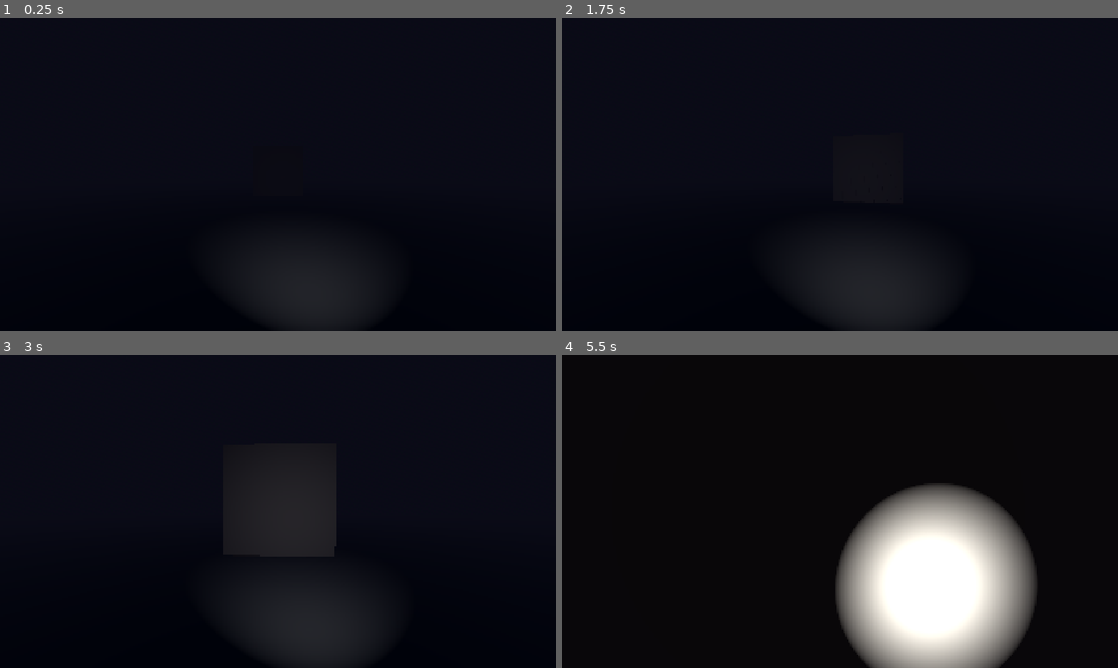
Above: before the commit, frames 1-4 (two rows, left to right).
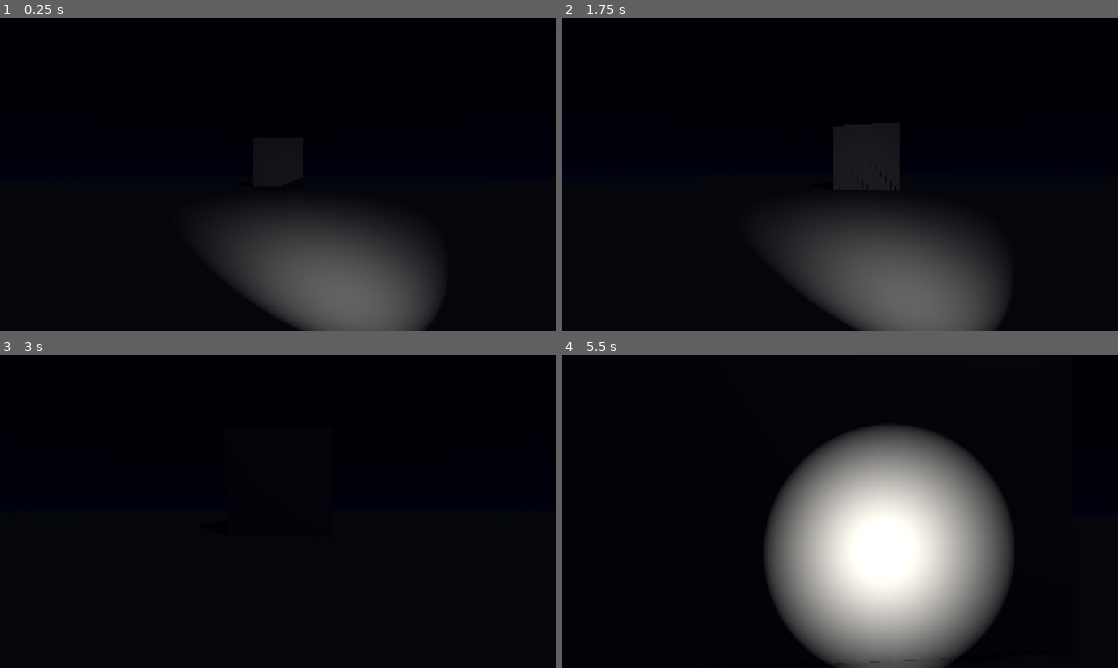
Above: after the commit, the same moments.

Repository: Marko534/godot-fluidsim-lbm
Game: Godot game, scene res://main.tscn
The game is run twice, just before and just after one commit, with the same random seed, the same clock (stepped at 60 frames per second) and the same inputs.
Inputs (mouse positions are in pixels of both pictures, inside the frame that each line leads up to):
- Up to frame 1 (0.25 s): no input
- Up to frame 2 (1.75 s): tap Enter at 0.5 s; move the mouse to (867, 174) at 0.52 s; hold W (move_forward) from 0.53 s (still down); tap F at 0.6, 1.55 s; tap B at 0.8, 1.35 s; tap Space at 1.25 s; move the mouse to (812, 174) at 1.27 s
- Up to frame 3 (3 s): keep holding W (move_forward); move the mouse to (289, 505) at 2.02 s; tap Shift (sprint) at 2.1 s; tap B at 2.3 s; move the mouse to (272, 517) at 2.77 s; tap F at 2.85 s
- Up to frame 4 (5.5 s): keep holding W (move_forward); move the mouse to (878, 514) at 3.52 s; tap B at 3.6, 5.1 s; move the mouse to (795, 508) at 4.27 s; tap F at 4.35 s; move the mouse to (845, 511) at 5.02 s

The runs differ from the first frame. In frame 1, 11% of the frame differs, in the area x 41-80%, y 62-100%; in frame 2, 11%; in frame 3, 8.6%; in frame 4, 28%, in the area x 36-86%, y 22-100%.

Commit message:
Light shake and headbob added.

Diff:
--- a/main.tscn
+++ b/main.tscn
@@ -1,28 +1,13 @@
-[gd_scene load_steps=9 format=3 uid="uid://wdnvcxxkyl20"]
+[gd_scene load_steps=8 format=3 uid="uid://wdnvcxxkyl20"]
 
+[ext_resource type="Environment" uid="uid://c2o4rk4p50u2" path="res://main2.tres" id="1_0xm2m"]
 [ext_resource type="PackedScene" uid="uid://dthbml8cuqdw0" path="res://player.tscn" id="1_ig7tw"]
+[ext_resource type="Script" uid="uid://bqqax066cb5t0" path="res://skybox_controller.gd" id="2_h2yge"]
 
 [sub_resource type="WorldBoundaryShape3D" id="WorldBoundaryShape3D_7dm0k"]
 
 [sub_resource type="PlaneMesh" id="PlaneMesh_ig7tw"]
 size = Vector2(100, 100)
-
-[sub_resource type="ProceduralSkyMaterial" id="ProceduralSkyMaterial_ig7tw"]
-sky_top_color = Color(0.060297683, 0.0786983, 0.10169951, 1)
-sky_horizon_color = Color(0.0532, 0.061880015, 0.14, 1)
-sky_curve = 0.1
-ground_horizon_color = Color(0.07450981, 0.078431375, 0.14117648, 1)
-ground_curve = 0.1
-
-[sub_resource type="Sky" id="Sky_0xm2m"]
-sky_material = SubResource("ProceduralSkyMaterial_ig7tw")
-
-[sub_resource type="Environment" id="Environment_h2yge"]
-background_mode = 2
-sky = SubResource("Sky_0xm2m")
-fog_enabled = true
-fog_light_color = Color(0.039760523, 0.04263673, 0.08866241, 1)
-fog_density = 0.1
 
 [sub_resource type="BoxShape3D" id="BoxShape3D_ig7tw"]
 size = Vector3(5, 5, 5)
@@ -42,7 +27,8 @@
 mesh = SubResource("PlaneMesh_ig7tw")
 
 [node name="WorldEnvironment" type="WorldEnvironment" parent="."]
-environment = SubResource("Environment_h2yge")
+environment = ExtResource("1_0xm2m")
+script = ExtResource("2_h2yge")
 
 [node name="Box" type="StaticBody3D" parent="."]
 transform = Transform3D(1, 0, 0, 0, 1, 0, 0, 0, 1, 0, 2, -14.718)
@@ -56,10 +42,16 @@
 
 [node name="DirectionalLight3D" type="DirectionalLight3D" parent="."]
 transform = Transform3D(0.86090183, 0.0940653, 0.49999997, -0.4685432, 0.5295916, 0.70710677, -0.1982817, -0.8430209, 0.49999997, 0, 0, 0)
-visible = false
 light_color = Color(0.22720465, 0.23754048, 0.32480085, 1)
 light_energy = 0.2
 shadow_enabled = true
 
 [node name="Player" parent="." instance=ExtResource("1_ig7tw")]
 transform = Transform3D(1, 0, 0, 0, 1, 0, 0, 0, 1, 0, 1.1090586, 0)
+
+[node name="Sun" type="DirectionalLight3D" parent="."]
+transform = Transform3D(0.8609017, 0.09406524, 0.5, -0.46854314, 0.5295917, 0.70710677, -0.19828168, -0.84302104, 0.49999997, 0, 0, 0)
+visible = false
+
+[node name="Moon" type="Node3D" parent="."]
+visible = false
--- /dev/null
+++ b/main2.tres
@@ -0,0 +1,18 @@
+[gd_resource type="Environment" load_steps=3 format=3 uid="uid://c2o4rk4p50u2"]
+
+[sub_resource type="ProceduralSkyMaterial" id="ProceduralSkyMaterial_ig7tw"]
+sky_top_color = Color(0.024000006, 0.040799987, 0.15, 1)
+sky_horizon_color = Color(0.05882353, 0.105882354, 0.28235295, 1)
+ground_bottom_color = Color(0.12941177, 0.2509804, 0.5058824, 1)
+ground_horizon_color = Color(0.05882353, 0.105882354, 0.28235295, 1)
+energy_multiplier = 0.5
+
+[sub_resource type="Sky" id="Sky_0xm2m"]
+sky_material = SubResource("ProceduralSkyMaterial_ig7tw")
+
+[resource]
+background_mode = 2
+background_energy_multiplier = 0.5
+sky = SubResource("Sky_0xm2m")
+fog_light_color = Color(0.039760523, 0.04263673, 0.08866241, 1)
+fog_density = 0.1
--- a/player.gd
+++ b/player.gd
@@ -4,10 +4,10 @@
 
 @onready var _camera_yaw: Node3D = self
 @onready var _camera_pitch: Node3D = $Camera3D
-
-const SPEED_WALK = 3.0      # Horizontal movement speed (units/second)
-const SPEED_SPRINT = SPEED_WALK * 2.0       # Sprint speed (units/second)
-const JUMP_VELOCITY = -300.0 # Jump strength (negative because Y goes down)
+@onready var spotlight_node: SpotLight3D = $Camera3D/SpotLight3D
+
+@export var SPEED_WALK = 3.0      # Horizontal movement speed (units/second)
+var SPEED_SPRINT = SPEED_WALK * 2.0       # Sprint speed (units/second)
 
 const CAMERA_MAX_PITCH: float = deg_to_rad(70)
 const CAMERA_MIN_PITCH: float = deg_to_rad(-89.9)
@@ -20,8 +20,44 @@
 
 var mouse_sensitivity = 0.002
 
+# Headbob variables (like flashlight shake)
+@export var headbob_enabled: bool = true
+@export var headbob_freq: float = 2.0
+@export var headbob_amp: float = 0.04
+var headbob_time := 0.0
+var current_headbob_offset: Vector3 = Vector3.ZERO
+var headbob_was_moving_last_frame: bool = false
+var foot_sound := true
+var foot_land := true
+
+# Flashlight shaking variables
+@export var light_shake_enabled: bool = true
+@export var light_shake_intensity: float = 0.15  # Much stronger than headbob
+@export var light_shake_freq: float = 3.0  # Different frequency from headbob
+var light_shake_time := 0.0
+var light_original_pos: Vector3
+var current_shake_offset: Vector3 = Vector3.ZERO  # Store current shake position
+var light_was_moving_last_frame: bool = false  # Track movement state
+
+# Random blinking variables
+@export var blinking_enabled: bool = true
+@export var min_blink_interval: float = 2.0  # Minimum time between blinks (seconds)
+@export var max_blink_interval: float = 8.0  # Maximum time between blinks (seconds)
+@export var blink_duration: float = 0.1  # How long each blink lasts (seconds)
+var blink_timer: float = 0.0
+var next_blink_time: float = 0.0
+var is_blinking: bool = false
+
 func _ready() -> void:
 	Input.set_mouse_mode(Input.MOUSE_MODE_CAPTURED)
+
+	# Initialize flashlight
+	if spotlight_node:
+		light_original_pos = spotlight_node.position
+		# Ensure flashlight is initially enabled
+		spotlight_node.visible = true
+		# Set up first random blink time
+		next_blink_time = randf_range(min_blink_interval, max_blink_interval)
 
 func _physics_process(delta: float) -> void:
 	# Add the gravity.
@@ -59,14 +95,146 @@
 		velocity.x = move_toward(velocity.x, 0, deceleration_rate)
 		velocity.z = move_toward(velocity.z, 0, deceleration_rate)
 
-	print("Target Speed: %.2f\t Current Velocity: %.2f\t Acceleration: %.2f\t Deceleration: %.2f" % [
+	# Handle random blinking
+	if blinking_enabled:
+		update_blinking(delta)
+
+	# Check if we're moving
+	var is_moving = velocity.length() > 0.1
+
+	# Handle headbob (like flashlight shake)
+	if headbob_enabled and is_on_floor():
+		if is_moving:
+			# Continue headbob animation when moving
+			headbob_time += delta * velocity.length() * headbob_freq
+			current_headbob_offset = calculate_headbob_offset()
+			headbob_was_moving_last_frame = true
+
+			# Footstep sound logic (from second code)
+			var foot_tresh = -headbob_amp + .002
+			if current_headbob_offset.y > foot_tresh:
+				foot_sound = true
+			elif current_headbob_offset.y < foot_tresh and foot_sound:
+				foot_sound = false
+				# You would play footstep audio here
+				# %FootAudio3D.play()
+		else:
+			# When stopping, keep current offset but don't update headbob_time
+			if headbob_was_moving_last_frame:
+				# Just stopped moving - keep current offset
+				headbob_was_moving_last_frame = false
+			# else: already stopped, do nothing (keep current offset)
+
+		# Apply headbob offset to camera pitch
+		_camera_pitch.position = current_headbob_offset
+	else:
+		# Reset headbob when not on floor or disabled
+		_camera_pitch.position = Vector3.ZERO
+		current_headbob_offset = Vector3.ZERO
+		headbob_was_moving_last_frame = false
+
+	# Handle flashlight shake - always update position, but only update shake offset when moving
+	if light_shake_enabled and spotlight_node and spotlight_node.visible and (not is_blinking):
+		if is_moving:
+			# Continue shake animation when moving
+			light_shake_time += delta * light_shake_freq
+			current_shake_offset = calculate_shake_offset()
+			light_was_moving_last_frame = true
+		else:
+			# When stopping, keep current offset but don't update shake_time
+			if light_was_moving_last_frame:
+				# Just stopped moving - keep current offset
+				light_was_moving_last_frame = false
+
+		# Always apply the current shake offset (whether moving or stopped)
+		spotlight_node.position = light_original_pos + current_shake_offset
+	elif spotlight_node and not is_blinking:
+		# Reset to original position if shake is disabled or flashlight is off
+		spotlight_node.position = light_original_pos
+		current_shake_offset = Vector3.ZERO
+		light_was_moving_last_frame = false
+
+	# Foot landing audio (from second code)
+	if not foot_land and is_on_floor(): # Landed
+		# %FootAudio3D.play()
+		pass
+	elif foot_land and not is_on_floor(): # Jumped
+		# %FootAudio3D.play()
+		pass
+	foot_land = is_on_floor()
+
+	# Debug print
+	print("Target Speed: %.2f\t Current Velocity: %.2f\t Moving: %s" % [
 		target_speed,
 		velocity.length(),
-		acceleration_rate,
-		deceleration_rate
+		is_moving
 	])
 
 	move_and_slide()
+
+# Calculate headbob offset based on current headbob time
+func calculate_headbob_offset() -> Vector3:
+	var headbob_pos = Vector3.ZERO
+
+	# Headbob pattern from second code
+	headbob_pos.y = sin(headbob_time * headbob_freq) * headbob_amp
+	headbob_pos.x = cos(headbob_time * headbob_freq / 2) * headbob_amp
+
+	return headbob_pos
+
+# Calculate shake offset based on current shake time
+func calculate_shake_offset() -> Vector3:
+	var shake_pos = Vector3.ZERO
+
+	# Different patterns for more chaotic shake
+	shake_pos.x = sin(light_shake_time * 1.3) * light_shake_intensity
+	shake_pos.y = cos(light_shake_time * 1.7) * light_shake_intensity * 0.8
+	shake_pos.z = sin(light_shake_time * 2.1) * light_shake_intensity * 0.6
+
+	return shake_pos
+
+# Handle random blinking
+func update_blinking(delta: float):
+	if not spotlight_node:
+		return
+
+	if not is_blinking:
+		# Count down to next blink
+		blink_timer += delta
+
+		if blink_timer >= next_blink_time:
+			# Start blinking
+			is_blinking = true
+			blink_timer = 0
+			spotlight_node.visible = false
+
+			# Schedule blink to turn back on
+			var blink_tween = create_tween()
+			blink_tween.tween_callback(func():
+				if spotlight_node and is_blinking:
+					spotlight_node.visible = true
+			).set_delay(blink_duration)
+
+			# Schedule blink to end
+			blink_tween.tween_callback(func():
+				if spotlight_node:
+					is_blinking = false
+					blink_timer = 0
+					# Set next random blink time
+					next_blink_time = randf_range(min_blink_interval, max_blink_interval)
+			).set_delay(blink_duration)
+	else:
+		# Currently blinking, do nothing
+		pass
+
+# Toggle flashlight function
+func toggle_flashlight():
+	if spotlight_node:
+		spotlight_node.visible = not spotlight_node.visible
+		# Reset shake when toggling
+		if spotlight_node.visible:
+			current_shake_offset = Vector3.ZERO
+			light_shake_time = 0.0
 
 func _input(p_event: InputEvent) -> void:
 	if p_event is InputEventMouseMotion and Input.get_mouse_mode() == Input.MOUSE_MODE_CAPTURED:
@@ -74,8 +242,37 @@
 		get_viewport().set_input_as_handled()
 		return
 
+	# Handle flashlight controls
+	if p_event is InputEventKey and p_event.pressed:
+		if p_event.keycode == KEY_F:  # Toggle flashlight with F key
+			toggle_flashlight()
+		elif p_event.keycode == KEY_B:  # Toggle blinking with B key (optional)
+			blinking_enabled = not blinking_enabled
+
 func rotate_camera(p_relative:Vector2) -> void:
 	_camera_yaw.rotation.y -= p_relative.x * mouse_sensitivity
 	_camera_yaw.orthonormalize()
 	_camera_pitch.rotation.x += p_relative.y * mouse_sensitivity * CAMERA_RATIO * mouse_y_inversion
 	_camera_pitch.rotation.x = clamp(_camera_pitch.rotation.x, CAMERA_MIN_PITCH, CAMERA_MAX_PITCH)
+
+# Start/stop light shake functions (can be called from other scripts)
+func start_light_shake():
+	light_shake_enabled = true
+
+func stop_light_shake():
+	light_shake_enabled = false
+	# Reset to original position when stopping shake
+	if spotlight_node:
+		spotlight_node.position = light_original_pos
+	current_shake_offset = Vector3.ZERO
+
+# Toggle headbob function
+func toggle_headbob():
+	headbob_enabled = not headbob_enabled
+	if not headbob_enabled:
+		_camera_pitch.position = Vector3.ZERO
+		current_headbob_offset = Vector3.ZERO
+
+# Toggle blinking function (optional)
+func toggle_blinking():
+	blinking_enabled = not blinking_enabled
--- a/player.tscn
+++ b/player.tscn
@@ -8,6 +8,7 @@
 
 [node name="Player" type="CharacterBody3D"]
 script = ExtResource("1_4flbx")
+blinking_enabled = false
 
 [node name="CollisionShape3D" type="CollisionShape3D" parent="."]
 shape = SubResource("CapsuleShape3D_sh265")
@@ -23,7 +24,7 @@
 [node name="SpotLight3D" type="SpotLight3D" parent="Camera3D"]
 transform = Transform3D(1, 0, 0, 0, 1, 0, 0, 0, 1, 0.4581437, -0.3674739, -0.25026464)
 light_color = Color(0.97, 0.9541567, 0.9021, 1)
-light_energy = 2.0
+light_energy = 3.0
 shadow_enabled = true
 spot_range = 50.0
 spot_attenuation = 2.0
--- /dev/null
+++ b/skybox_controller.gd
@@ -0,0 +1,9 @@
+@tool # Make it run in editor (might need to close and reopen scene to work)
+extends WorldEnvironment # We're modifying the sky material that is on a WorldEnvironment, so extend from there.
+
+func _process(delta: float) -> void:
+	var sun_dir = $"../Sun".get_global_transform().basis.z; # This is our forward direction pointing towards the sun
+	var moon_dir = $"../Moon".get_global_transform().basis.z; # This is our forward direction pointing towards the moon
+	#environment.sky.sky_material.set_shader_parameter('sun_dir', sun_dir); # Update sky material with sun direction
+	#environment.sky.sky_material.set_shader_parameter('moon_dir', moon_dir); # Update sky material with moon direction
+	pass
Not shown, added: skybox_controller.gd.uid
